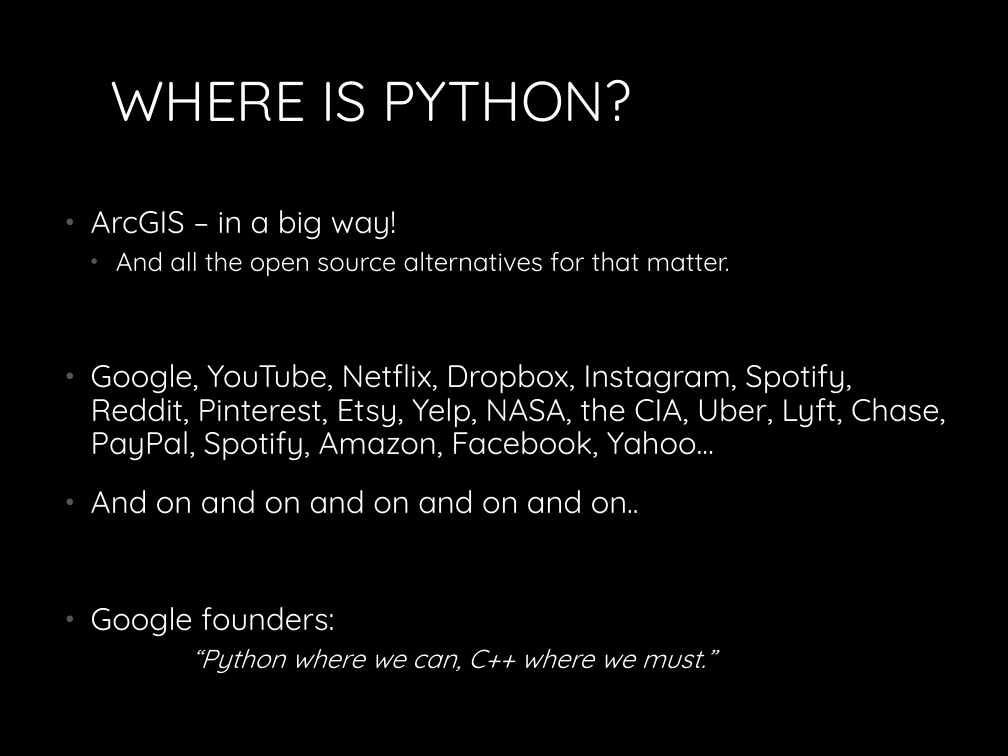
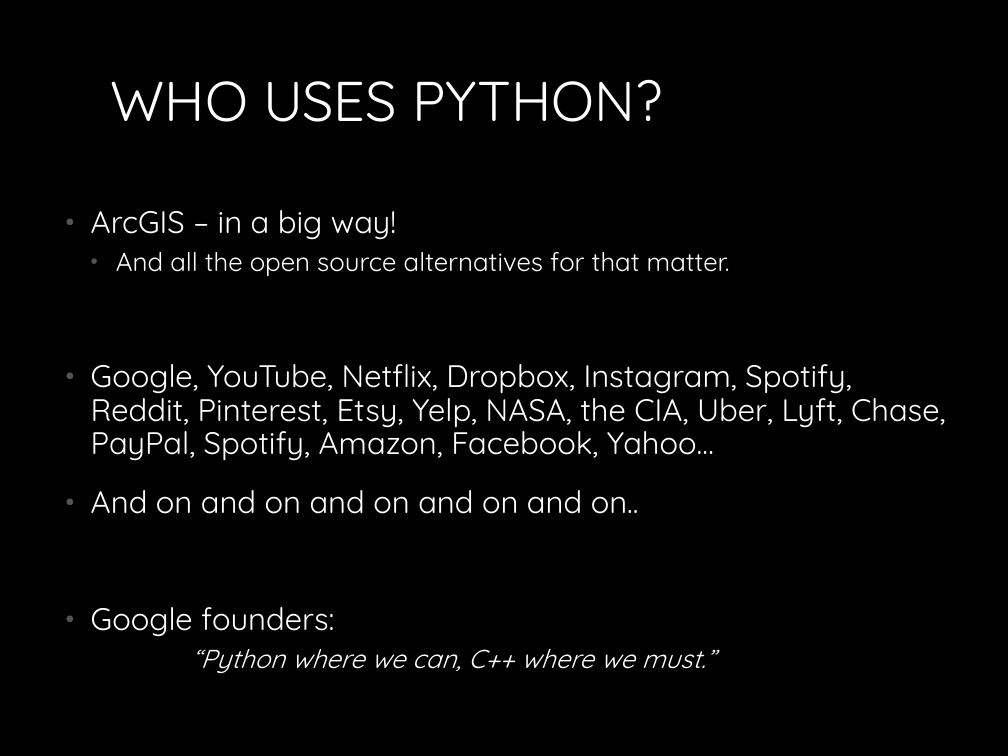
Before and after one commit to MichaelTroyer/Learning_Python_For_Fun_and_Profit, a slide deck: slide 13 of 1. Introduction/Introduction_to_Python.pptx (slide 12 before the commit). Drawn at 1008x756 pixels with LibreOffice and Linux fonts; fonts in the diff are those of the drawing. Boxes give left, top, right and bottom in pixels: in the first picture for what was removed or moved away, otherwise in the second. Text is boxed around its words. In the diff, an @@ line names an element or a change of style, - is before the commit and + after.

```diff
--- a/1. Introduction/Introduction_to_Python.pptx
+++ b/1. Introduction/Introduction_to_Python.pptx
@@ title at (111,79,662,122): text changed @@
-WHERE IS PYTHON?
+WHO USES PYTHON?
```
Also in this commit, not shown: 5 other slides changed, 4 slides added, 1 slide removed, 8 other files.
